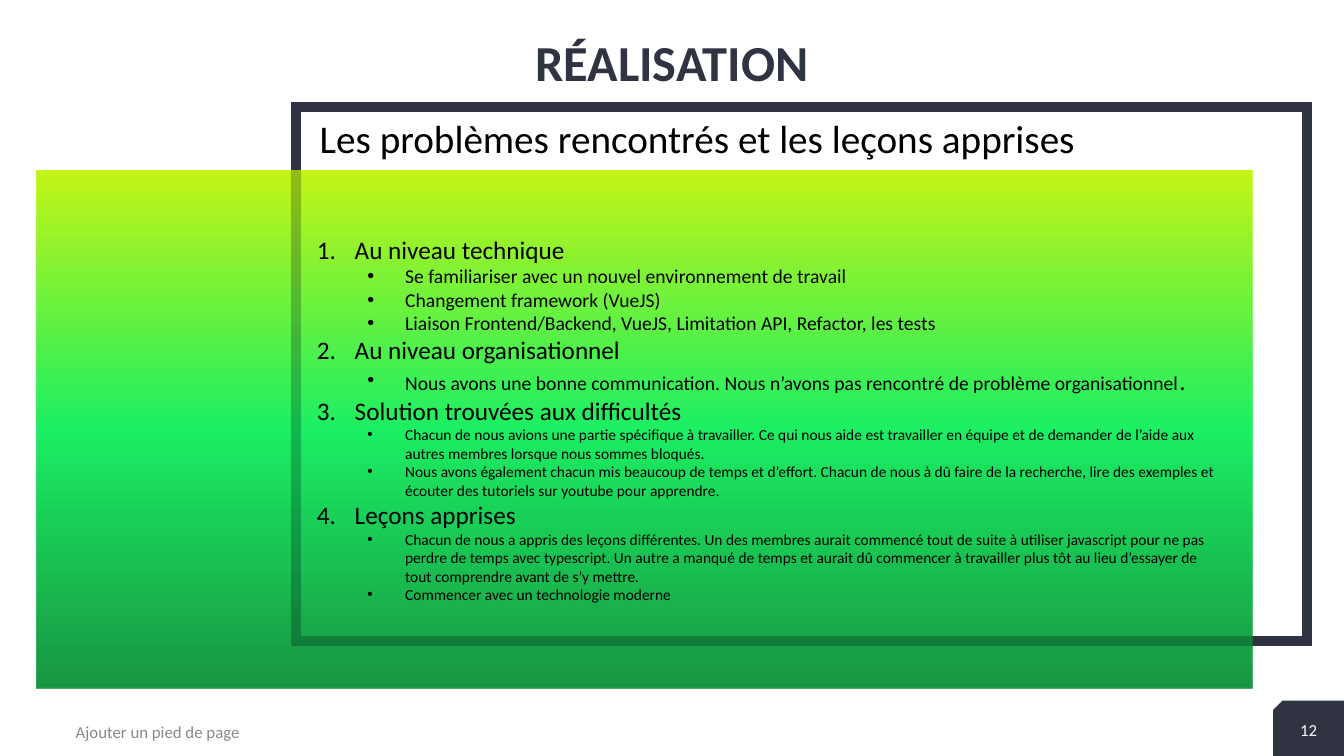
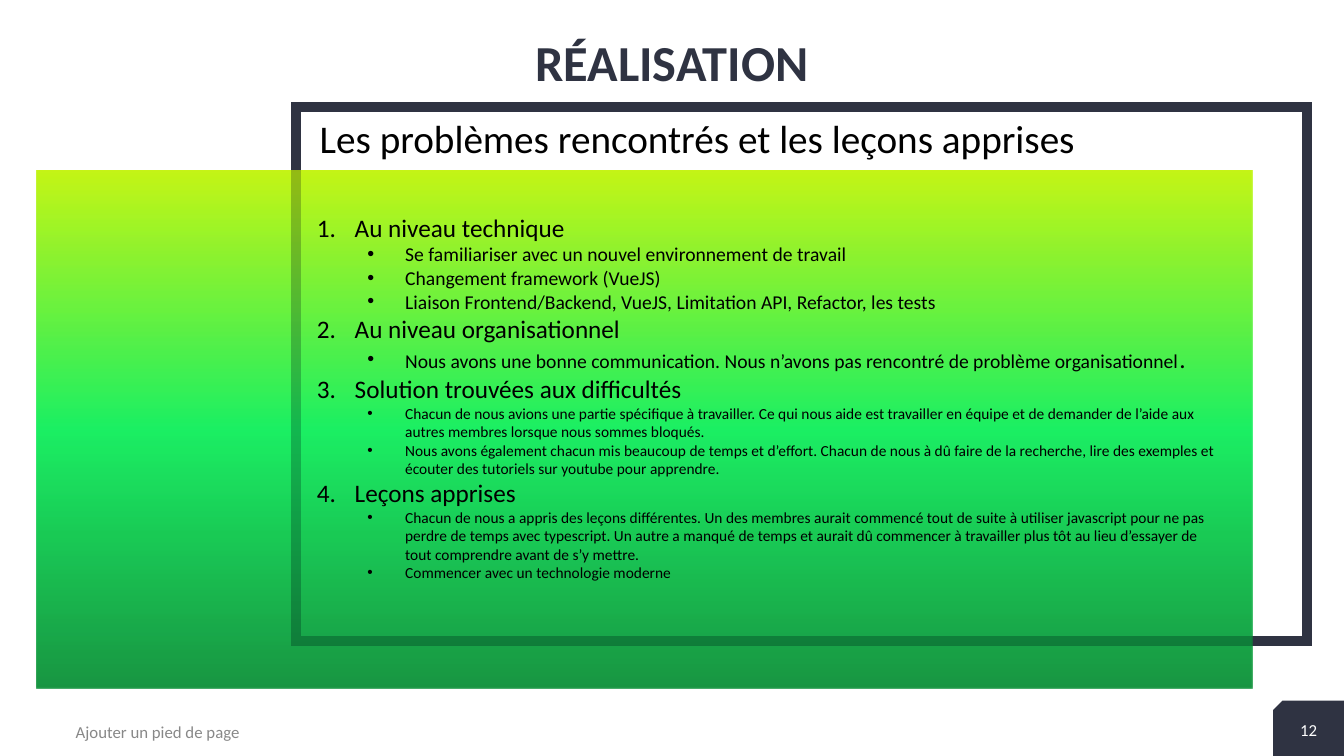
Before and after one commit to reminanthavong/INM5001---Atelier, a slide deck: slide 12 of presentation.pptx. Drawn at 1344x756 pixels with LibreOffice and Linux fonts; fonts in the diff are those of the drawing. Boxes give left, top, right and bottom in pixels: in the first picture for what was removed or moved away, otherwise in the second. Text is boxed around its words. In the diff, an @@ line names an element or a change of style, - is before the commit and + after.

```diff
--- a/presentation.pptx
+++ b/presentation.pptx
@@ text "Au niveau technique": place and size @@
-text "Au niveau technique" at bbox=[355, 241, 1214, 603]
+text "Au niveau technique" at bbox=[355, 219, 1214, 581]
```
Also in this commit, not shown: 2 other slides changed.
